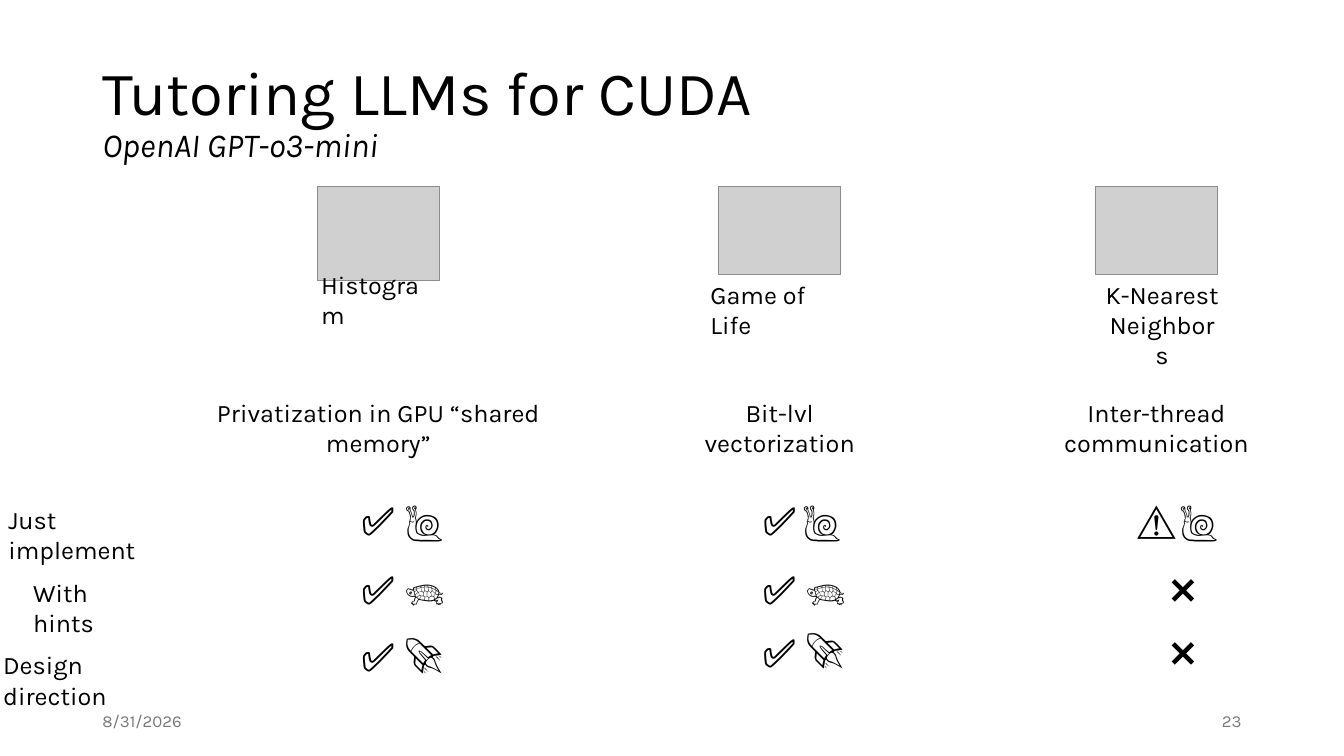
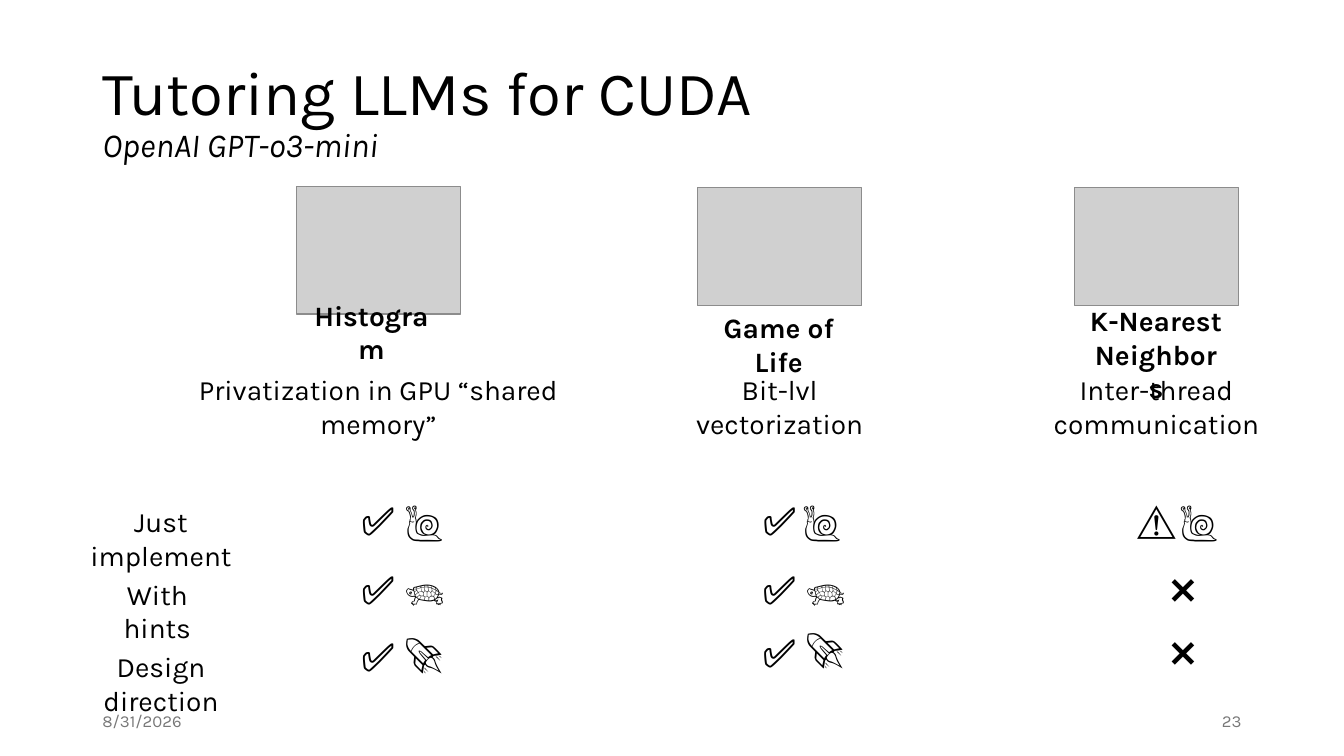
Before and after one commit to jiriklepl/phd-thesis, a slide deck: slide 23 of slides/Optimizing Memory Layouts and Traversal Orders in High-Performance Computing.pptx. Drawn at 1344x756 pixels with LibreOffice and Linux fonts; fonts in the diff are those of the drawing; grey boxes stand for pictures. Boxes give left, top, right and bottom in pixels: in the first picture for what was removed or moved away, otherwise in the second. Text is boxed around its words. In the diff, an @@ line names an element or a change of style, - is before the commit and + after.

```diff
--- a/slides/Optimizing Memory Layouts and Traversal Orders in High-Performance Computing.pptx
+++ b/slides/Optimizing Memory Layouts and Traversal Orders in High-Performance Computing.pptx
@@ picture: place and size @@
-picture at (318, 187, 440, 281)
+picture at (296, 187, 461, 315)
@@ picture: place and size @@
-picture at (719, 187, 841, 274)
+picture at (698, 188, 862, 306)
@@ picture: place and size @@
-picture at (1096, 187, 1218, 274)
+picture at (1075, 188, 1239, 307)
@@ text "Histogram" at (294, 293, 449, 338): size 18 to 20 pt, bold on; alignment left to centre @@
@@ text "Histogram": place and size @@
-text "Histogram" at (312, 264, 446, 304)
+text "Histogram" at (294, 293, 449, 338)
@@ text "K-Nearest Neighbors": place and size @@
-text "K-Nearest Neighbors" at (1106, 288, 1219, 305)
+text "K-Nearest Neighbors" at (1090, 312, 1222, 332)
@@ text "K-Nearest Neighbors" at (1090, 312, 1222, 332): size 18 to 20 pt, bold on @@
@@ text "Game of Life": place and size @@
-text "Game of Life" at (710, 286, 805, 335)
+text "Game of Life" at (724, 318, 834, 373)
@@ text "Game of Life" at (724, 318, 834, 373): size 18 to 20 pt, bold on; alignment left to centre @@
@@ size 18 to 20 pt in 3 elements at (1054, 381, 1260, 435), (696, 381, 863, 435), (199, 380, 557, 441) @@
@@ text "Privatization in GPU “shared memory”": place and size @@
-text "Privatization in GPU “shared memory”" at (217, 404, 539, 459)
+text "Privatization in GPU “shared memory”" at (199, 380, 557, 441)
@@ text "Bit-lvl vectorization": place and size @@
-text "Bit-lvl vectorization" at (705, 404, 855, 453)
+text "Bit-lvl vectorization" at (696, 381, 863, 435)
@@ text "Inter-thread communication": place and size @@
-text "Inter-thread communication" at (1064, 404, 1249, 453)
+text "Inter-thread communication" at (1054, 381, 1260, 435)
@@ text "Just implement": place and size @@
-text "Just implement" at (8, 513, 135, 565)
+text "Just implement" at (90, 514, 231, 573)
@@ text "With hints": place and size @@
-text "With hints" at (33, 584, 94, 633)
+text "With hints" at (124, 585, 191, 639)
@@ size 18 to 20 pt; alignment left to centre in 3 elements at (124, 585, 191, 639), (90, 514, 231, 573), (103, 658, 218, 718) @@
@@ text "Design direction": place and size @@
-text "Design direction" at (3, 656, 106, 706)
+text "Design direction" at (103, 658, 218, 718)
```
Also in this commit, not shown: 15 other slides changed.
